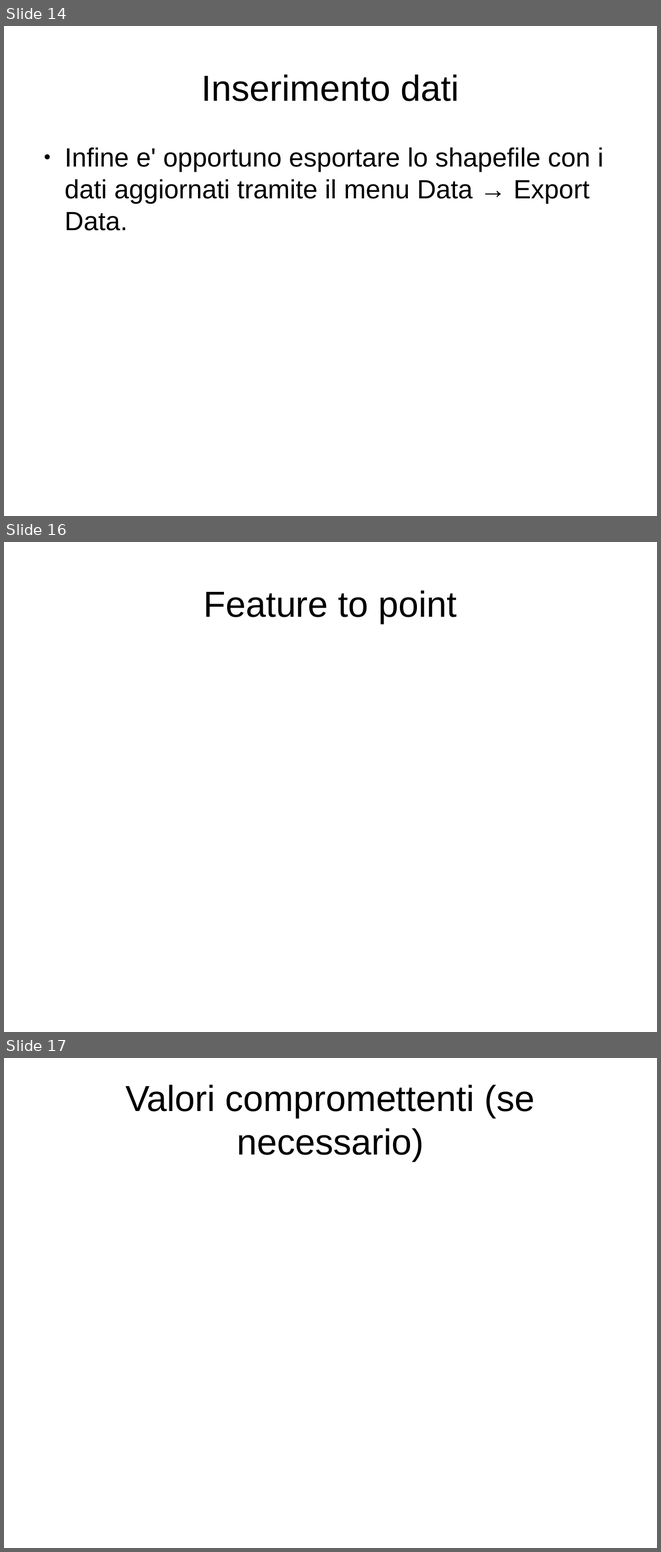
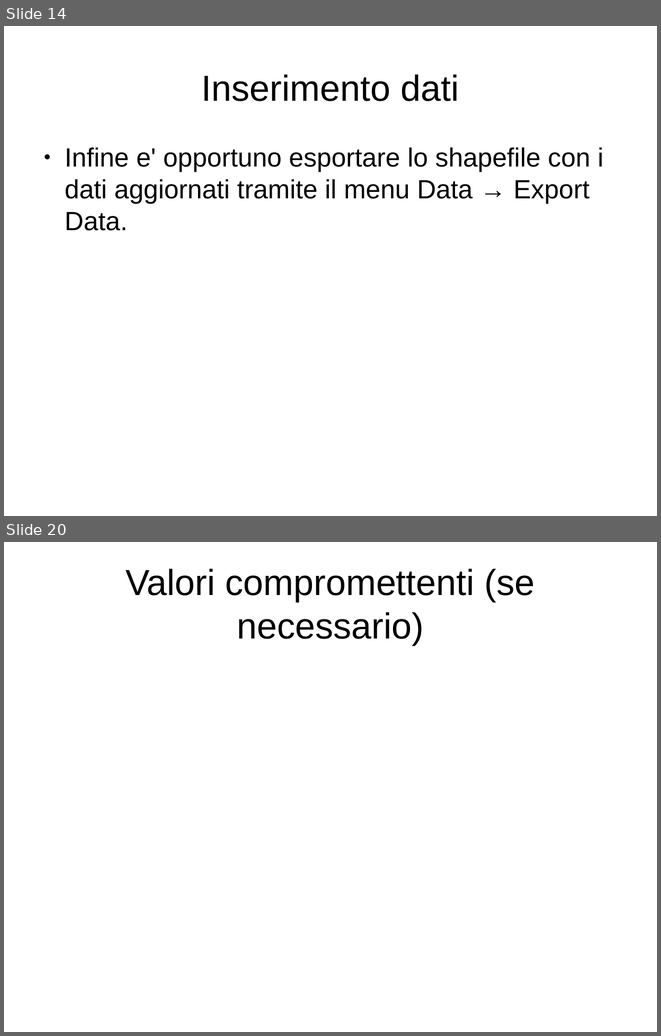
Before and after one commit to MascioSpam/esame_bdt, a slide deck: relazione.odp. Shown one above the other, each under a label of ours: slides 14, 16 and 17 before the commit, slides 14 and 20 after it; the slides between them are not shown. The pictures are 661x1552 and 661x1036 pixels, drawn with LibreOffice and Linux fonts; fonts in the diff are those of the drawing. Boxes give left, top, right and bottom in pixels: in the first picture for what was removed or moved away, otherwise in the second. Text is boxed around its words. In the diff, an @@ line names an element or a change of style, - is before the commit and + after.

```diff
--- a/relazione.odp
+++ b/relazione.odp
@@ slide 16 removed at (4,542,657,1032), background #FFFFFF @@
@@ title removed at (204,590,457,623) @@
-Feature to point
@@ what was slide 17 is now slide 20 @@
```
Also in this commit, not shown: 3 slides changed, 5 slides added, 1 other slide removed, 1 other file.
